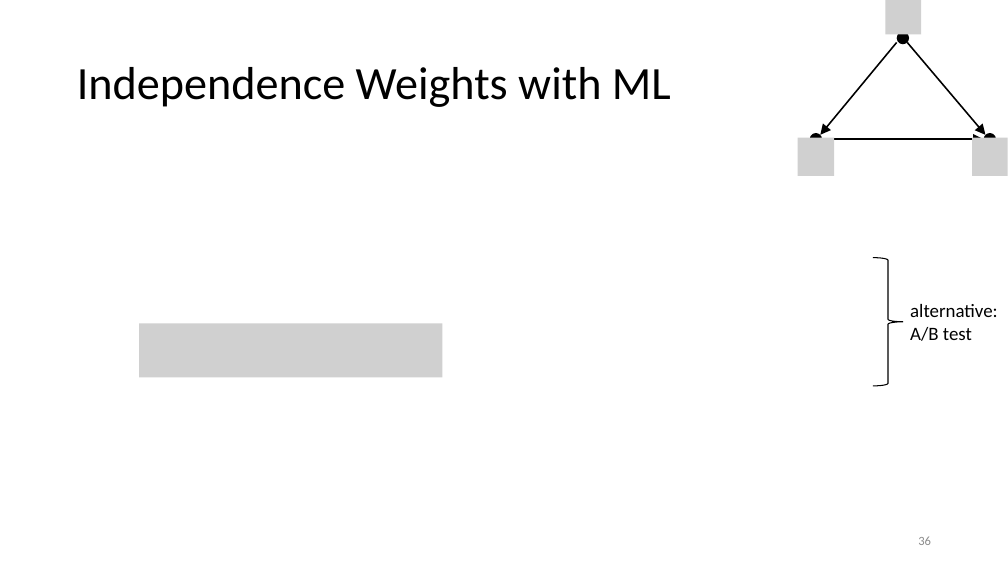
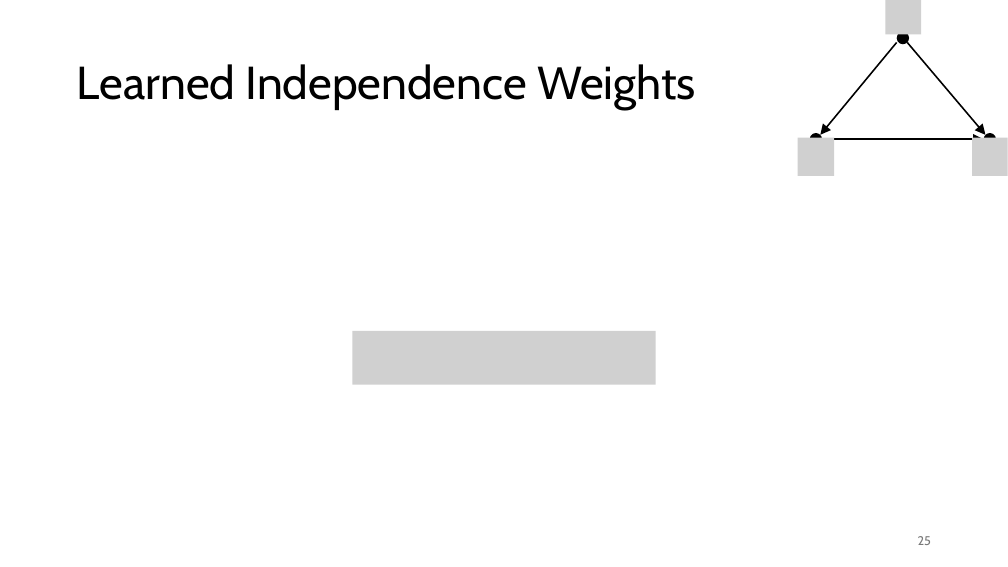
Before and after one commit to FelixWick/data_science, a slide deck: slide 25 of slides/10_causality.pptx (slide 36 before the commit). Drawn at 1008x567 pixels with LibreOffice and Linux fonts; fonts in the diff are those of the drawing; grey boxes stand for pictures. Boxes give left, top, right and bottom in pixels: in the first picture for what was removed or moved away, otherwise in the second. Text is boxed around its words. In the diff, an @@ line names an element or a change of style, - is before the commit and + after.

```diff
--- a/slides/10_causality.pptx
+++ b/slides/10_causality.pptx
@@ title at bbox=[77, 64, 696, 110]: text changed; font Calibri to Cabin @@
-Independence Weights with ML
+Learned Independence Weights
@@ right brace removed at bbox=[873, 258, 904, 386] @@
@@ picture removed at bbox=[139, 324, 442, 377] @@
@@ text removed at bbox=[910, 304, 998, 341] @@
-alternative:
-A/B test
@@ picture added at bbox=[352, 331, 656, 385] @@
@@ page number at bbox=[918, 536, 931, 545]: text changed; font Calibri to Cabin; text colour #8C8C8C to #797979 @@
-36
+25
```
Also in this commit, not shown: 22 other slides changed, 14 slides removed, 1 other file.
